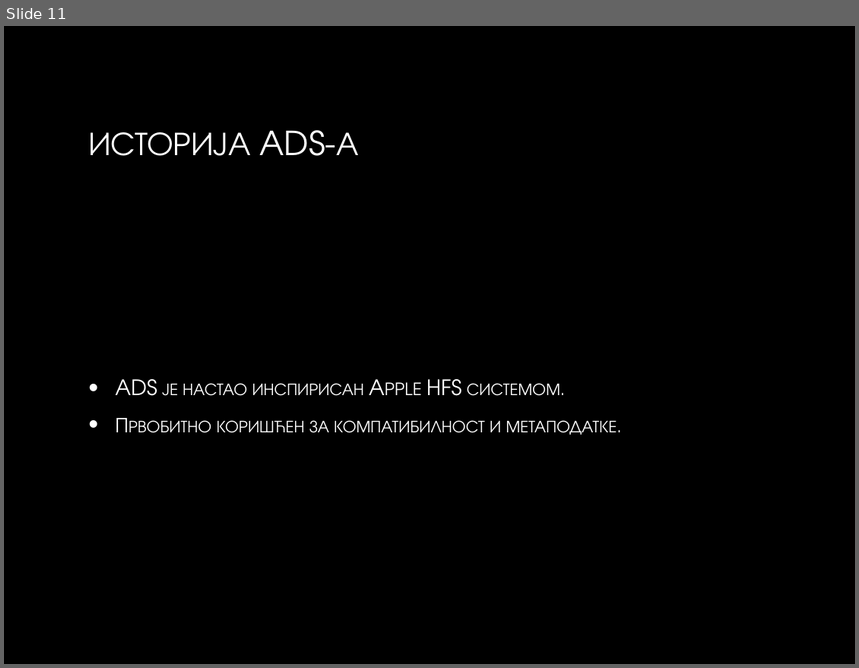
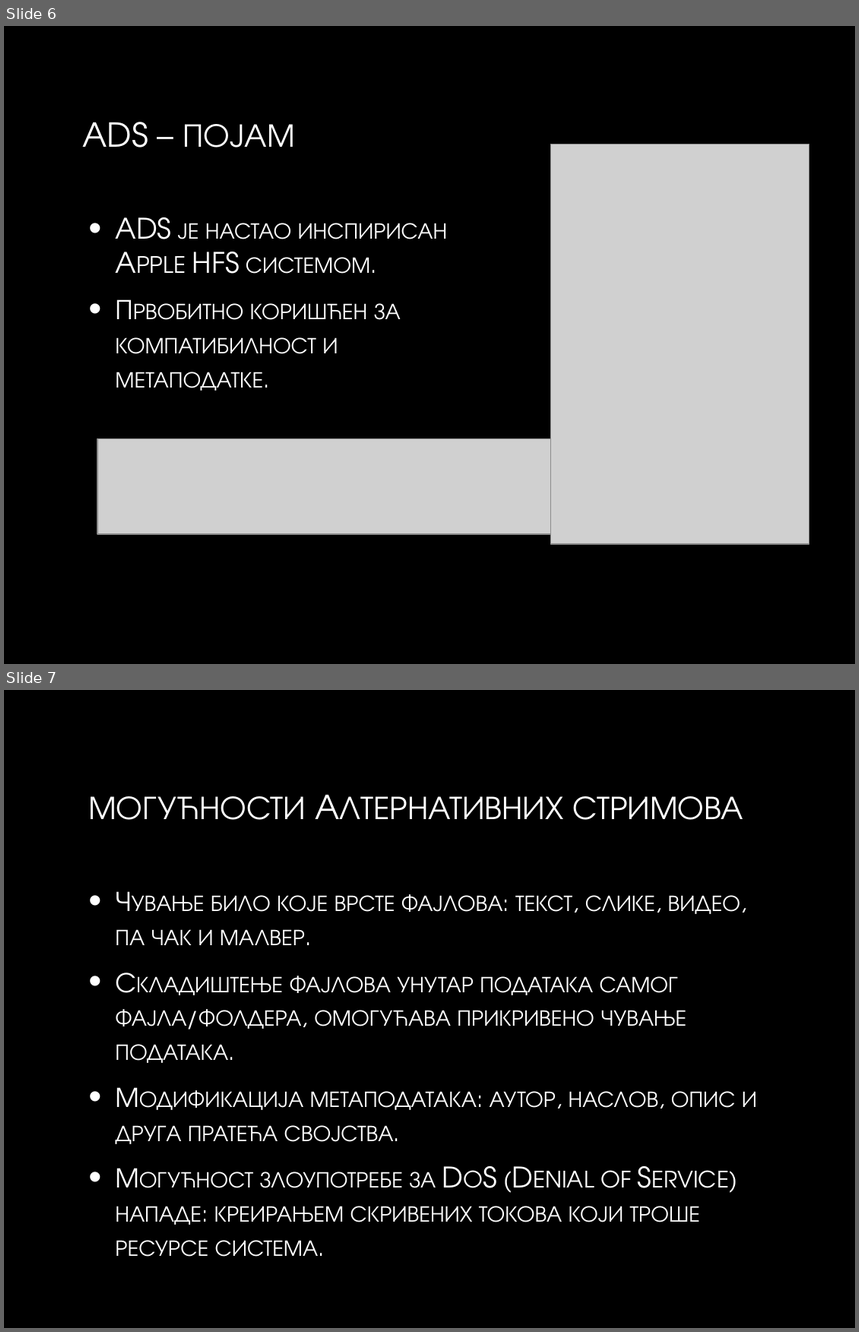
Before and after one commit to Vukasin211/Windows-Alternative-Data-Streams, a slide deck: ADS_Seminar.pptx. Shown one above the other, each under a label of ours: slide 11 before the commit, slides 6 and 7 after it. The pictures are 859x668 and 859x1332 pixels, drawn with LibreOffice and Linux fonts; fonts in the diff are those of the drawing; grey boxes stand for pictures; background and template pictures are left out. Boxes give left, top, right and bottom in pixels: in the first picture for what was removed or moved away, otherwise in the second. Text is boxed around its words. In the diff, an @@ line names an element or a change of style, - is before the commit and + after.

```diff
--- a/ADS_Seminar.pptx
+++ b/ADS_Seminar.pptx
@@ slide 7 added at <box>4,690,855,1328</box>, background picture (left out) @@
@@ title added at <box>88,796,743,820</box>, 28 pt, text gradient #FFFFFF to #BFBFBF @@
+МОГУЋНОСТИ AЛТЕРНАТИВНИХ СТРИМОВА
@@ text added at <box>115,894,757,1257</box>, 24 pt, text gradient #FFFFFF to #BFBFBF, small capitals @@
+• Чување било које врсте фајлова: текст, слике, видео, па чак и малвер.
+• Складиштење фајлова унутар података самог фајла/фолдера, омогућава прикривено чување података.
+• Модификација метаподатака: аутор, наслов, опис и друга пратећа својства.
+• Могућност злоупотребе за DoS (Denial of Service) нападе: креирањем скривених токова који троше ресурсе система.
@@ what was slide 11 is now slide 6 @@
@@ slide 6 changed as well @@
@@ title at <box>83,122,295,148</box>: text changed @@
-ИСТОРИЈА ADS-А
+ADS – ПОЈАМ
@@ picture added at <box>550,145,808,544</box> @@
@@ text "ADS је настао инспирисан Apple ...": place and size @@
-text "ADS је настао инспирисан Apple ..." at <box>115,379,617,435</box>
+text "ADS је настао инспирисан Apple ..." at <box>115,218,448,391</box>
@@ text "ADS је настао инспирисан Apple ..." at <box>115,218,448,391</box>: size 18 to 24 pt; more space between paragraphs @@
@@ picture added at <box>97,439,563,534</box> @@
```
Also in this commit, not shown: 7 other slides changed, 7 other slides added, 13 slides removed, 1 other file.
